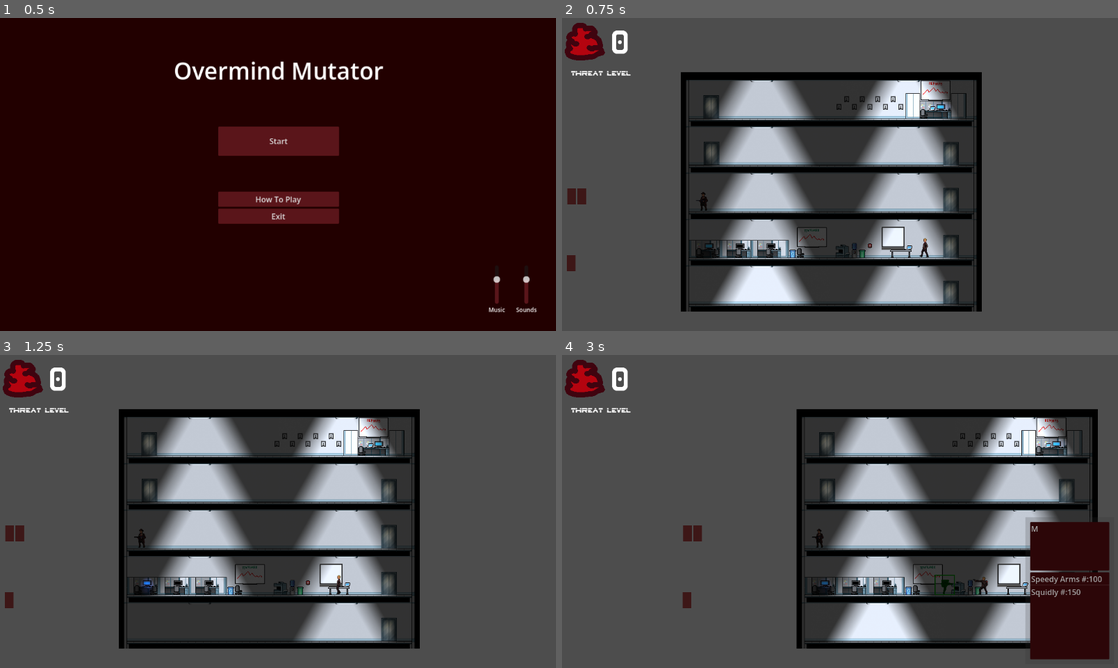
Above: before the commit, frames 1-4 (two rows, left to right).
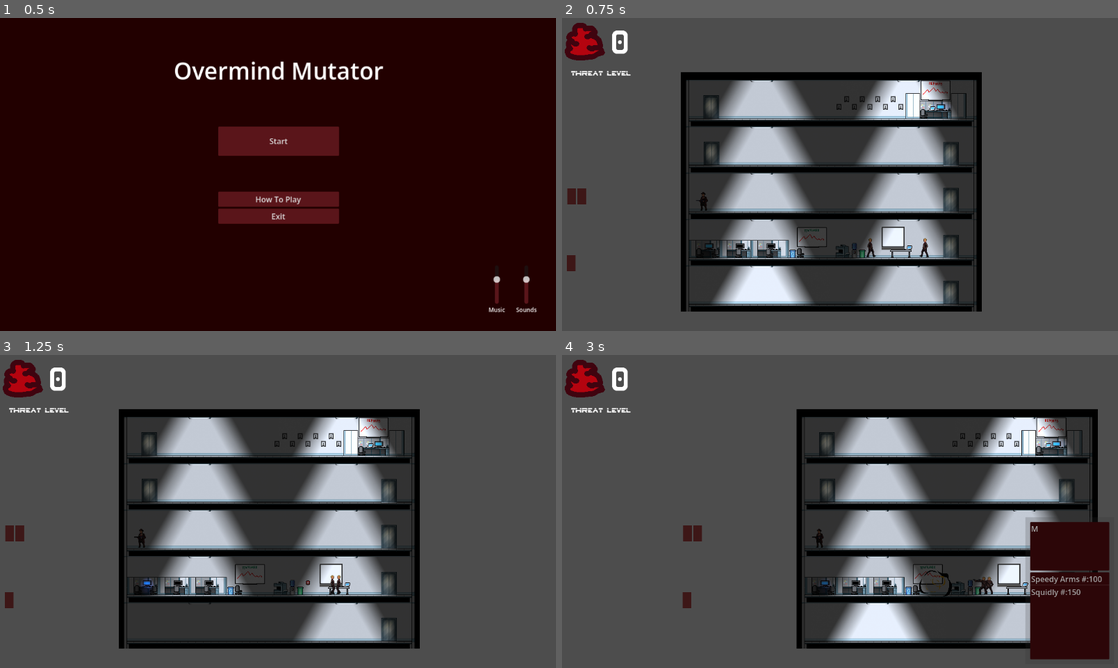
Above: after the commit, the same moments.

Repository: Lambosaurus/wildjam-mutation
Game: Godot game, scene res://ui/start_screen.tscn
Same seed, same stepped clock (60 frames per second), same inputs: the game is played once before the commit and once after it.
Inputs (mouse positions are in pixels of both pictures, inside the frame that each line leads up to):
- Up to frame 1 (0.5 s): no input
- Up to frame 2 (0.75 s): click "Start" at 0.5 s
- Up to frame 3 (1.25 s): no input
- Up to frame 4 (3 s): tap Enter at 1.25 s; drag from (584, 533) to (951, 630) at 1.27 s; drag from (739, 583) to (951, 630) at 2.02 s; move the mouse to (573, 533) at 2.77 s; hold A (left) from 2.78 s (still down); click (573, 533) at 2.92 s

Frame 1 is identical in both runs. In frame 2, less than 0.1% of the frame differs, in the area x 54-57%, y 70-77%; in frame 3, less than 0.1%; in frame 4, 0.2%, in the area x 64-78%, y 68-78%.

Commit message:
Add splatters

Diff:
--- a/creatures/human/human.gd
+++ b/creatures/human/human.gd
@@ -6,6 +6,7 @@
 @export var human_type: HumanType;
 const BULLET = preload('res://entities/bullet/bullet.tscn')
 const GIBLET = preload('res://entities/giblet/giblet.tscn')
+const SPLATTER =  preload('res://entities/pop/pop.tscn')
 
 const POLL_DURATION = 0.05
 
@@ -96,6 +97,11 @@
 		add_sibling(gib)
 		gib.position = position
 	GameState.update_threat_level(human_type.threat_value)
+
+	var splatter = SPLATTER.instantiate()
+	splatter.position = position
+	add_sibling(splatter)
+
 	queue_free()
 
 func apply_damage(damage: float) -> bool:
--- a/creatures/mutant/mutant.gd
+++ b/creatures/mutant/mutant.gd
@@ -18,6 +18,7 @@
 @export var mutant_type: MutantType
 
 const MELEE_STRIKE = preload('res://entities/strike/strike.tscn')
+const SPLATTER = preload('res://entities/pop/pop.tscn')
 
 @export_group("BOIDS Controls")
 @export var BOIDS_REPULSION = 1000.0
@@ -45,6 +46,12 @@
 
 func kill() -> void:
 	health = 0.0
+
+	var splatter = SPLATTER.instantiate()
+	splatter.position = position
+	splatter.modulate = Color()
+	add_sibling(splatter)
+
 	queue_free()
 
 func apply_damage(damage: float) -> bool:
--- a/entities/bullet/bullet.gd
+++ b/entities/bullet/bullet.gd
@@ -7,6 +7,7 @@
 		$Sprite.rotation = value.angle()
 		velocity = value
 
+const POP = preload("res://entities/pop/pop.tscn")
 
 @onready var sounds = $Sounds
 
@@ -21,6 +22,13 @@
 func _on_body_entered(body: Node2D) -> void:
 	if "apply_damage" in body:
 		body.apply_damage(damage)
+
+	var pop = POP.instantiate()
+	pop.position = position
+	pop.modulate = Color("FFB000")
+	pop.scale *= 0.4
+	add_sibling(pop)
+
 	queue_free()
 
 func _process(delta: float) -> void:
--- /dev/null
+++ b/entities/pop/pop.gd
@@ -0,0 +1,7 @@
+extends AnimatedSprite2D
+
+func _ready() -> void:
+	play()
+
+func _on_animation_finished() -> void:
+	queue_free()
--- /dev/null
+++ b/entities/pop/pop.tscn
@@ -0,0 +1,48 @@
+[gd_scene format=3 uid="uid://bdv1lgf7b6td3"]
+
+[ext_resource type="Texture2D" uid="uid://chu2e7etl5f2o" path="res://entities/pop/pop.png" id="1_feqos"]
+[ext_resource type="Script" uid="uid://ch3a0egwm51i5" path="res://entities/pop/pop.gd" id="2_e17tm"]
+
+[sub_resource type="AtlasTexture" id="AtlasTexture_e17tm"]
+atlas = ExtResource("1_feqos")
+region = Rect2(432, 0, 72, 72)
+
+[sub_resource type="AtlasTexture" id="AtlasTexture_frsq8"]
+atlas = ExtResource("1_feqos")
+region = Rect2(504, 0, 72, 72)
+
+[sub_resource type="AtlasTexture" id="AtlasTexture_pehtv"]
+atlas = ExtResource("1_feqos")
+region = Rect2(576, 0, 72, 72)
+
+[sub_resource type="AtlasTexture" id="AtlasTexture_di5xk"]
+atlas = ExtResource("1_feqos")
+region = Rect2(648, 0, 72, 72)
+
+[sub_resource type="SpriteFrames" id="SpriteFrames_fnvgy"]
+animations = [{
+"frames": [{
+"duration": 1.0,
+"texture": SubResource("AtlasTexture_e17tm")
+}, {
+"duration": 1.0,
+"texture": SubResource("AtlasTexture_frsq8")
+}, {
+"duration": 1.0,
+"texture": SubResource("AtlasTexture_pehtv")
+}, {
+"duration": 1.0,
+"texture": SubResource("AtlasTexture_di5xk")
+}],
+"loop": false,
+"name": &"pop",
+"speed": 20.0
+}]
+
+[node name="Pop" type="AnimatedSprite2D" unique_id=970659008]
+modulate = Color(0.80126345, 4.1151793e-06, 8.663535e-07, 1)
+sprite_frames = SubResource("SpriteFrames_fnvgy")
+animation = &"pop"
+script = ExtResource("2_e17tm")
+
+[connection signal="animation_finished" from="." to="." method="_on_animation_finished"]
--- a/entities/strike/strike.gd
+++ b/entities/strike/strike.gd
@@ -1,8 +1,6 @@
 extends Area2D
 
 @export var damage: float = 0.0
-@export var duration: float = 0.5
-
 @onready var sounds = $Sounds
 @export var flip_h: bool:
 	set(value):
@@ -20,6 +18,6 @@
 				node.apply_damage(damage)
 				damage = 0
 				break
-	duration -= delta
-	if duration < 0:
-		queue_free()
+
+func _on_animation_animation_finished() -> void:
+	queue_free()
--- a/entities/strike/strike.tscn
+++ b/entities/strike/strike.tscn
@@ -81,7 +81,7 @@
 "duration": 1.0,
 "texture": SubResource("AtlasTexture_i6834")
 }],
-"loop": true,
+"loop": false,
 "name": &"slash",
 "speed": 20.0
 }]
@@ -105,3 +105,5 @@
 scale = Vector2(0.75, 0.75)
 sprite_frames = SubResource("SpriteFrames_45uac")
 animation = &"slash"
+
+[connection signal="animation_finished" from="Animation" to="." method="_on_animation_animation_finished"]
--- a/main/main.tscn
+++ b/main/main.tscn
@@ -91,6 +91,10 @@
 position = Vector2(761, 474)
 human_type = ExtResource("10_n3o0a")
 
+[node name="Human2" parent="Humans" unique_id=679666306 instance=ExtResource("2_pjrb6")]
+position = Vector2(624, 469)
+human_type = ExtResource("10_n3o0a")
+
 [node name="MainCamera" type="Camera2D" parent="." unique_id=35768897]
 position = Vector2(575, 326)
 
Not shown, added: entities/pop/pop.gd.uid
Binary file added: entities/pop/pop.png
Not shown, added: entities/pop/pop.png.import
